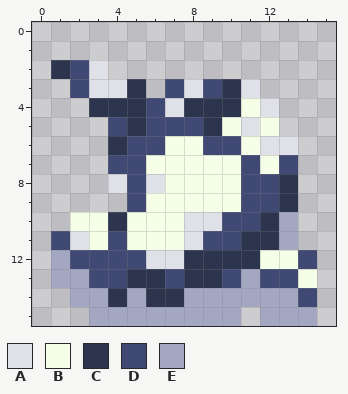
One commit to this pixel-art sprite: data/img/obstacle5.png. The picture above is the old version.
The file is 16x16 pixels.
Palette (. is transparent): A #dfe0e8  B #f5ffe8  C #2c354d  D #404973  E #a3a7c2
Pixels before, first column x 1:
 2 CDA...........
 3 .DAAC.DADCA...
 4 ..CCCDACCCBA..
 5 ...DCDDDCBAB..
 6 ...CDDBBDDBAA.
 7 ...DDBBBBBDBD.
 8 ...ADABBBBDDC.
 9 ....DBBBBBDDC.
10 .BBCBBBAADDCE.
11 DABDBBBADDCCE.
12 EDDDDAACCCCBBD
13 EEDDCCDCCDEDDB
14 .EECECCEEEEEED
15 ..EEEEEEEE.EEE
The same view after the edit:
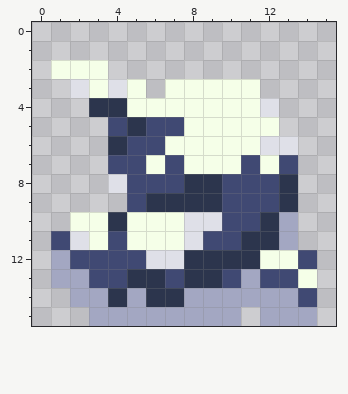
Diff:
The author changed colour D to colour A in row 3 at x 2.
The author changed colour A to colour B in row 2 at x 3; in row 3 at x 3, 8 and 11; in row 4 at x 7; in row 5 at x 11.
The author changed colour C to colour B in row 2 at x 1; in row 3 at x 5 and 10; in row 4 at x 5 and 8 to 10; in row 5 at x 9.
The author changed colour D to colour B in row 2 at x 2; in row 3 at x 7 and 9; in row 4 at x 6; in row 5 at x 8; in row 6 at x 9 to 10.
The author changed colour B to colour C in row 8 at x 8 to 9; in row 9 at x 6 to 9.
The author changed colour A to colour D in row 8 at x 6.
The author changed colour B to colour D in row 7 at x 7; in row 8 at x 7 and 10; in row 9 at x 10.
Changed places in both pictures, as pixel boxes (x1, y1, x2, y2):
changed: (51, 60, 260, 212)
